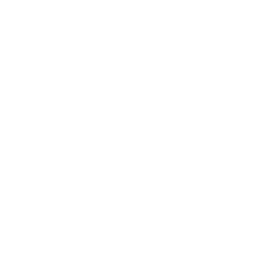
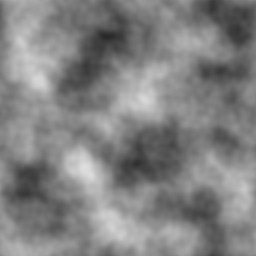
Comparing the layer stacks of the two 256×256 images. Changes:
hid "Rectangle 1", painted on it over [0, 0, 256, 256]
